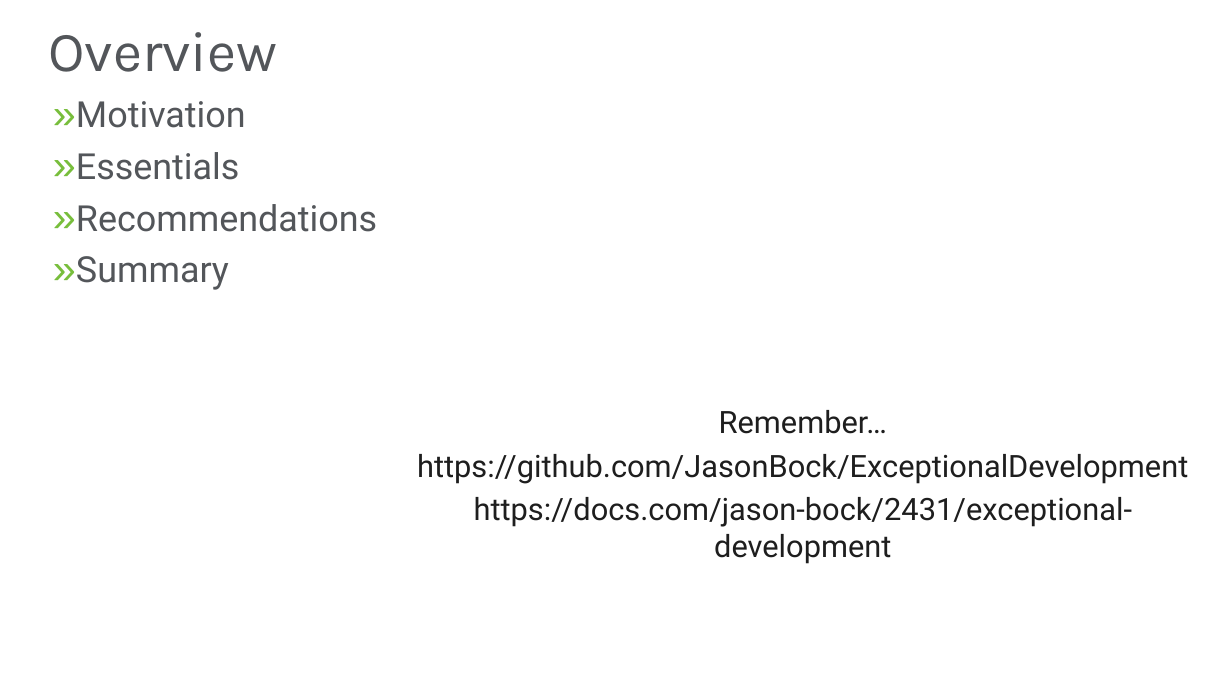
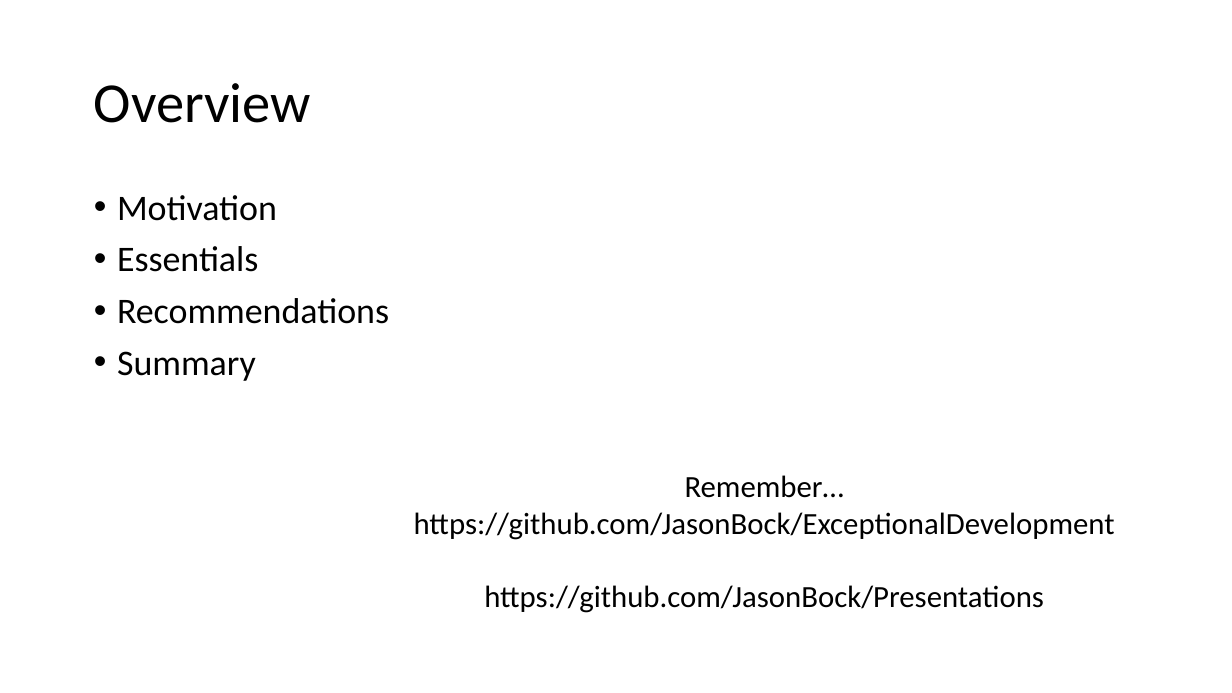
Before and after one commit to JasonBock/Presentations, a slide deck: slide 4 of Exceptional Development.pptx. Drawn at 1232x693 pixels with LibreOffice and Linux fonts; fonts in the diff are those of the drawing; background and template pictures are left out. Boxes give left, top, right and bottom in pixels: in the first picture for what was removed or moved away, otherwise in the second. Text is boxed around its words. In the diff, an @@ line names an element or a change of style, - is before the commit and + after.

```diff
--- a/Exceptional Development.pptx
+++ b/Exceptional Development.pptx
@@ title "Overview": place and size @@
-title "Overview" at (48, 32, 277, 72)
+title "Overview" at (94, 83, 311, 123)
@@ title "Overview" at (94, 83, 311, 123): font Karla to Calibri, text colour #53565A to #000000 @@
@@ text "Motivation": place and size @@
-text "Motivation" at (76, 101, 377, 290)
+text "Motivation" at (117, 195, 389, 381)
@@ text "Motivation" at (117, 195, 389, 381): font Roboto to Calibri, text colour #53565A to #000000; bullet » to • @@
@@ text "Remember…": place and size @@
-text "Remember…" at (417, 410, 1188, 564)
+text "Remember…" at (414, 475, 1115, 613)
@@ text "Remember…" at (414, 475, 1115, 613): vertical alignment middle to top @@
@@ text at (414, 475, 1115, 540): font Roboto to Calibri, text colour #1E1E1E to #000000 in "Remember…", "https://github.com/JasonBock/ExceptionalDevelopment"; indent changed; less space between paragraphs @@
@@ text at (484, 585, 1044, 613): text changed; font Roboto to Calibri; text colour #1E1E1E to #000000 @@
-https://docs.com/jason-bock/2431/exceptional-development
+https://github.com/JasonBock/Presentations
```
Also in this commit, not shown: 21 other slides changed, 1 slide added, 2 slides removed.
